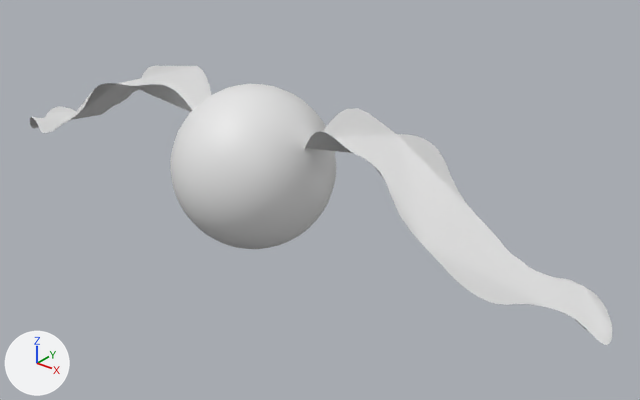
An edit to the FBX model Assets/Assets/FBX/Monsters/eye.fbx, drawn before and after from the same camera.
The view is the same before and after, from a 50 mm camera at (6.79, -7.2, 4.33) aimed at (0.73, 0.36, -0.36). The axes (+X, +Y, +Z) are drawn at lower left. The lights are the same throughout. Where no turn or scale is listed for an object, it has been applied to the vertices.

The first picture shows 'BezierCircle', 'Sphere'.
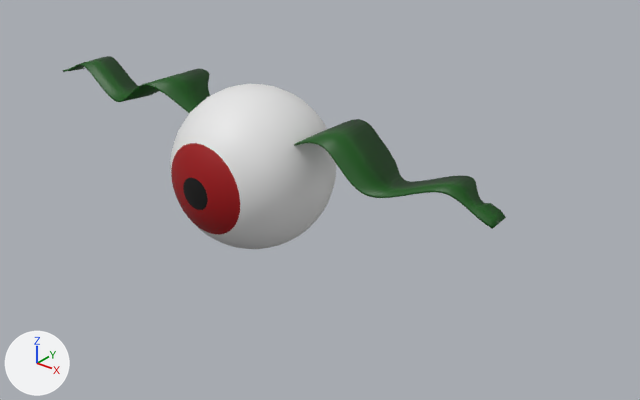
Pixel boxes [x1, y1, x2, y2] of what changed, in the pictures (640 x 400 px):
'BezierCircle', deleted: before [30, 65, 612, 345]
'BezierCurve', added (green): after [63, 56, 506, 229]
part 1 of me_sphere, recoloured (white to red): [171, 143, 240, 235] in both
part 2 of me_sphere, recoloured (white to black): [183, 178, 208, 210] in both

The edits, one by one:
Material 'Material.001' (mat_material_001) is new.
Its base color is (0.348, 0.0, 0.00197) (red #9f0006).
Material 'Material' (mat_material) is new.
Its base color is (0.8, 0.8, 0.8) (white #e7e7e7).
Material 'Material.002' (mat_material_002) is new.
Its base color is (0.0, 0.0, 0.0) (black #000000).
Material 'Material.003' (mat_material_003) is new.
Its base color is (0.000403, 0.0892, 0.0) (dark green #015400).
me_sphere has 482 vertices, 512 faces and spans x -1.0..1.0, y -1.0..1.0, z -1.0..1.0.
me_sphere is used by ob_sphere; location (0.0, 0.0, 0.0).
me_sphere part 1: all 64 faces centred in x -0.46..0.46, y -0.95..-0.88, z -0.46..0.46 switch from no material to mat_material_001 (red #9f0007).
me_sphere part 2: all 32 faces centred in x -0.13..0.13, y -0.99, z -0.13..0.13 switch from no material to mat_material_002 (black #000000).
me_sphere now uses material mat_material (white #e7e7e7).
Mesh me_mesh_001 is new.
It has 392 vertices, 386 faces and spans x -3.37..3.42, y -0.22..0.68, z 0.5..1.08.
It uses material mat_material_003 (dark green #015400).
Object 'BezierCircle' (ob_beziercircle) is deleted.
Object 'BezierCurve' (ob_beziercurve) is new; it shows me_mesh_001.
Its location is (-0.154, -0.084, -0.267).
